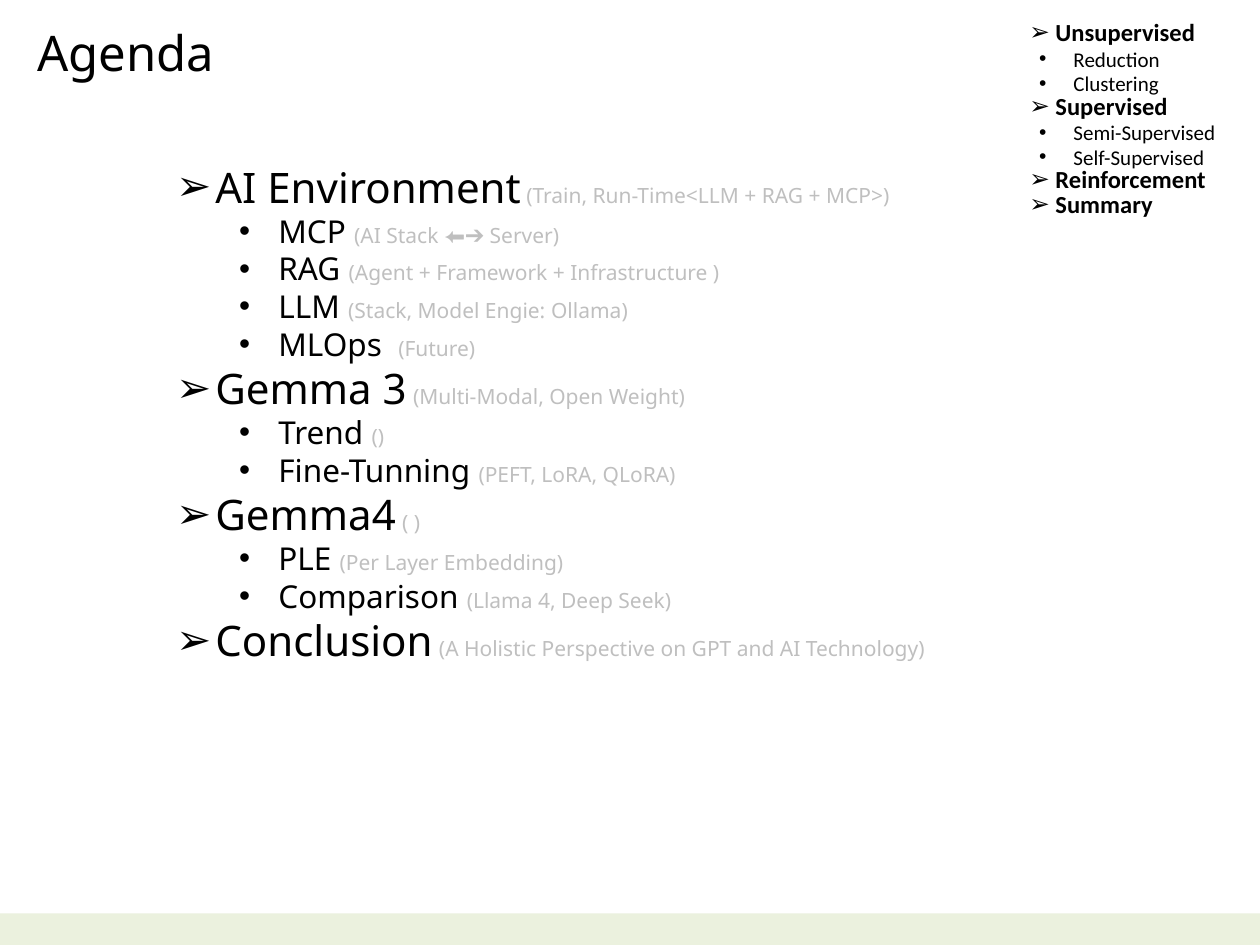
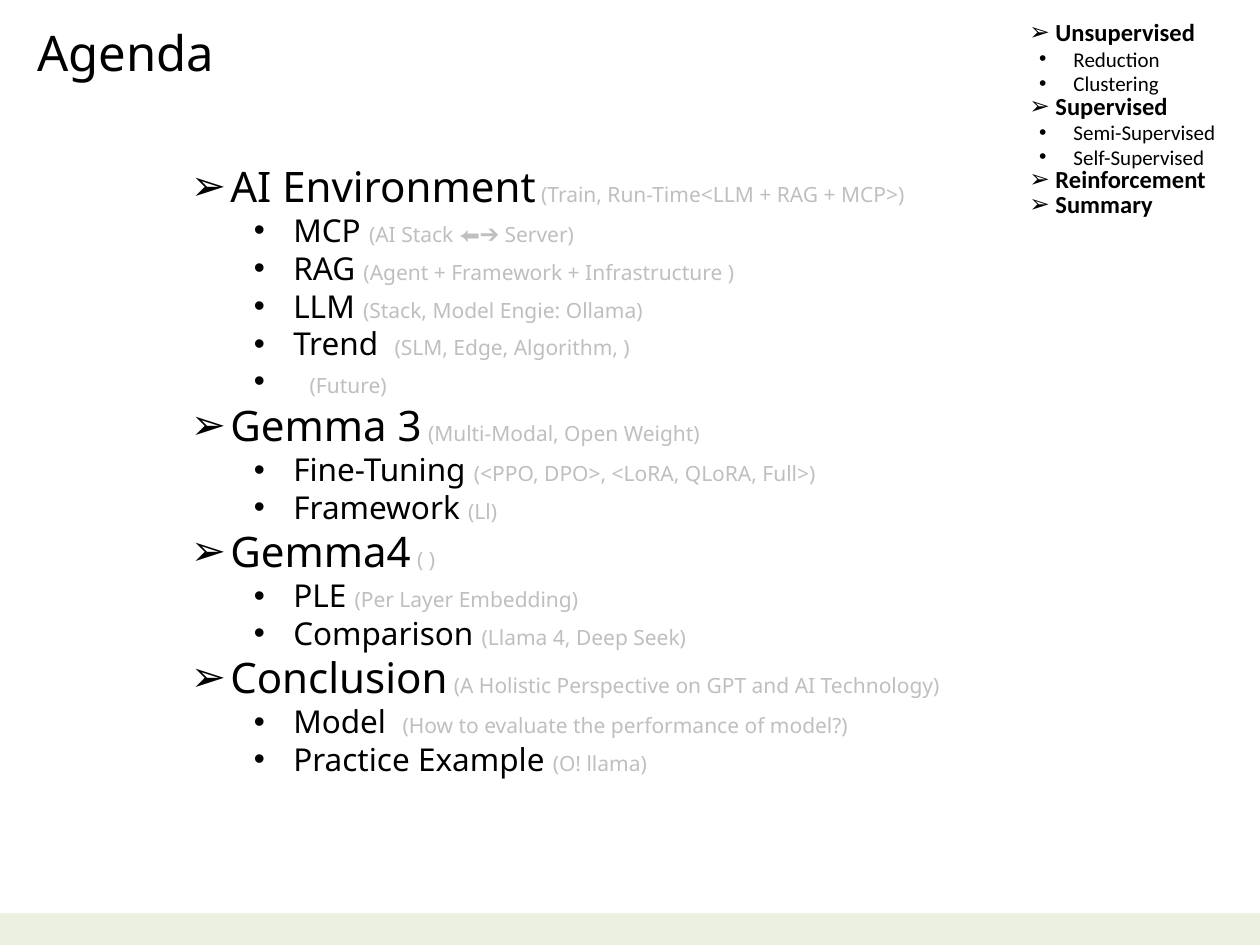
Before and after one commit to navibator/crazy-ai, a slide deck: slide 2 of ai-gemma.pptx. Drawn at 1260x945 pixels with LibreOffice and Linux fonts; fonts in the diff are those of the drawing. Boxes give left, top, right and bottom in pixels: in the first picture for what was removed or moved away, otherwise in the second. Text is boxed around its words. In the diff, an @@ line names an element or a change of style, - is before the commit and + after.

```diff
--- a/ai-gemma.pptx
+++ b/ai-gemma.pptx
@@ text "AI Environment (Train, Run-Time<LLM + ...": place and size @@
-text "AI Environment (Train, Run-Time<LLM + ..." at [215, 172, 925, 661]
+text "AI Environment (Train, Run-Time<LLM + ..." at [230, 171, 940, 779]
@@ text at [293, 331, 618, 396]: text changed @@
-  • MLOps (Future)
+  • Trend (SLM, Edge, Algorithm, )
+  • (Future)
@@ text at [293, 458, 815, 522]: text changed @@
-  • Trend ()
-  • Fine-Tunning (PEFT, LoRA, QLoRA)
+  • Fine-Tuning (<PPO, DPO>, <LoRA, QLoRA, Full>)
+  • Framework (Ll)
@@ text at [293, 709, 848, 779]: paragraphs added @@
+  • Model (How to evaluate the performance of model?)
+  • Practice Example (O! llama)
```
Also in this commit, not shown: 4 other slides changed, 2 slides added, 5 slides removed, 1 other file.
